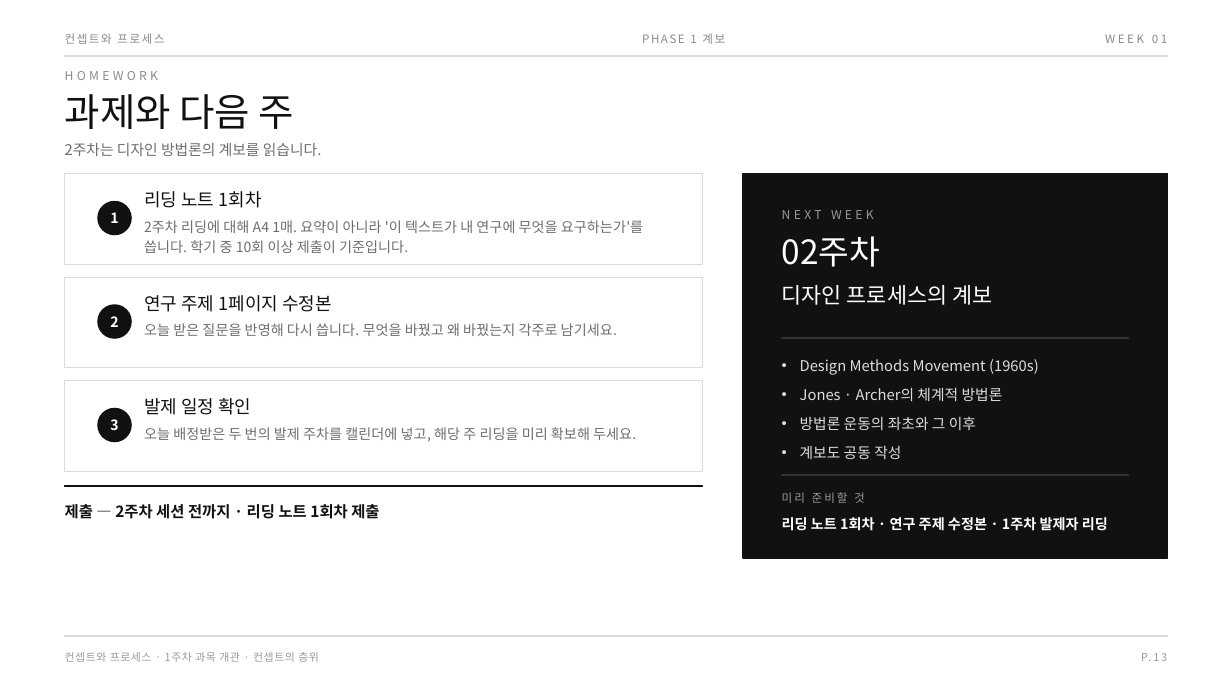
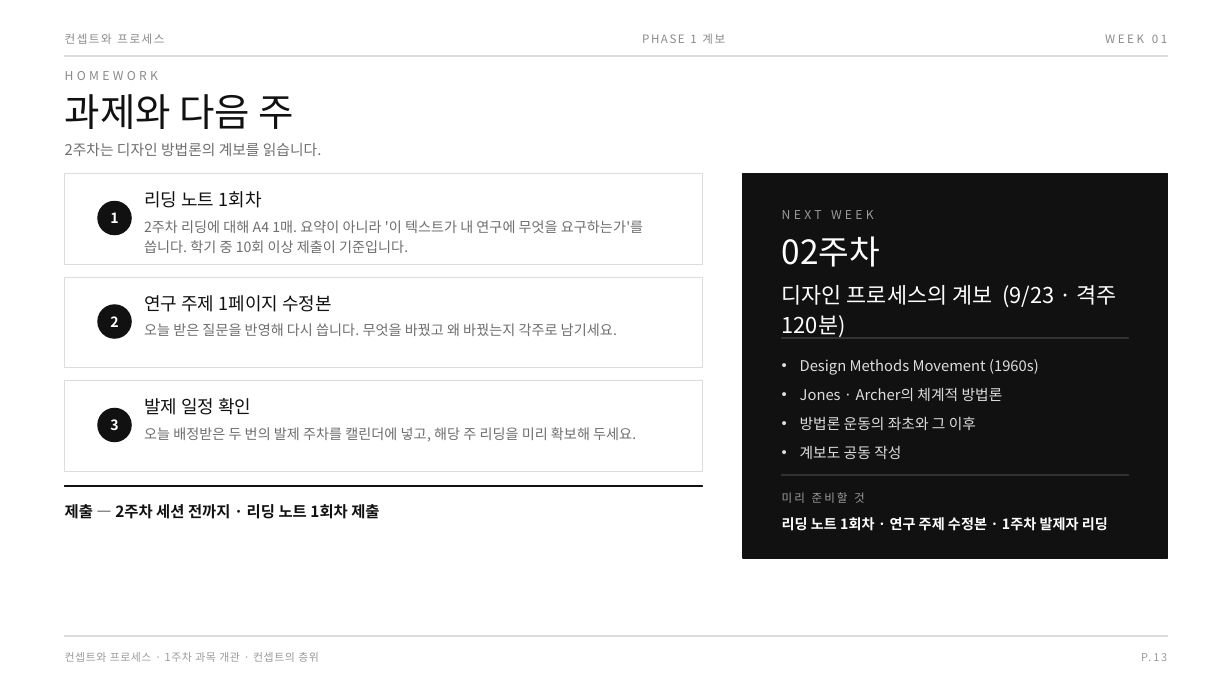
Before and after one commit to design-eng/MIN.D, a slide deck: slide 18 of dist/weeks-대학원/컨셉트와프로세스_01주차_컨셉트의층위.pptx. Drawn at 1232x693 pixels with LibreOffice and Linux fonts; fonts in the diff are those of the drawing. Boxes give left, top, right and bottom in pixels: in the first picture for what was removed or moved away, otherwise in the second. Text is boxed around its words. In the diff, an @@ line names an element or a change of style, - is before the commit and + after.

```diff
--- a/dist/weeks-대학원/컨셉트와프로세스_01주차_컨셉트의층위.pptx
+++ b/dist/weeks-대학원/컨셉트와프로세스_01주차_컨셉트의층위.pptx
@@ text at [782, 285, 1117, 337]: text changed @@
-디자인 프로세스의 계보
+디자인 프로세스의 계보 (9/23 · 격주 120분)
```
Also in this commit, not shown: 5 other files.
